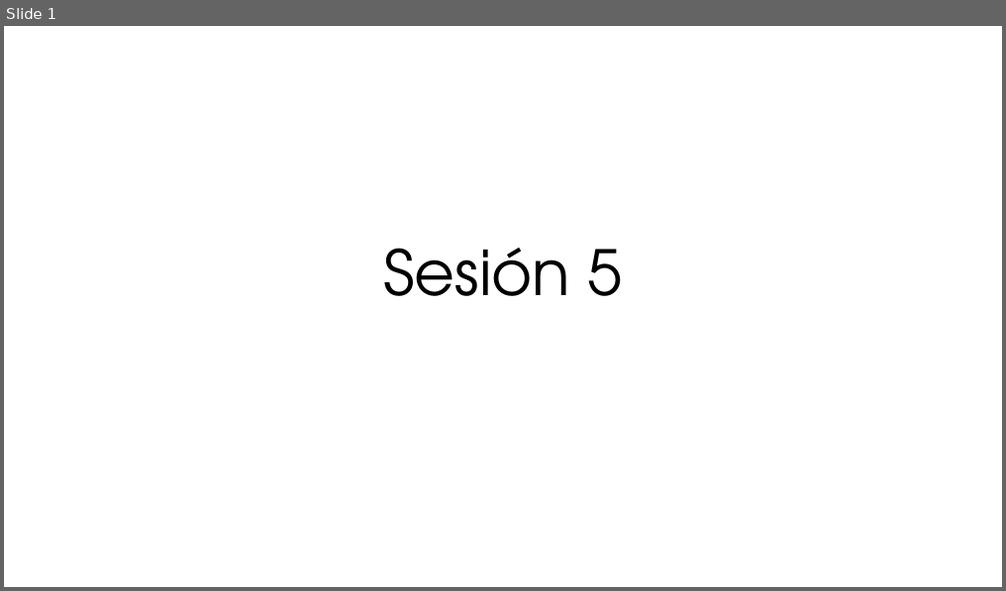
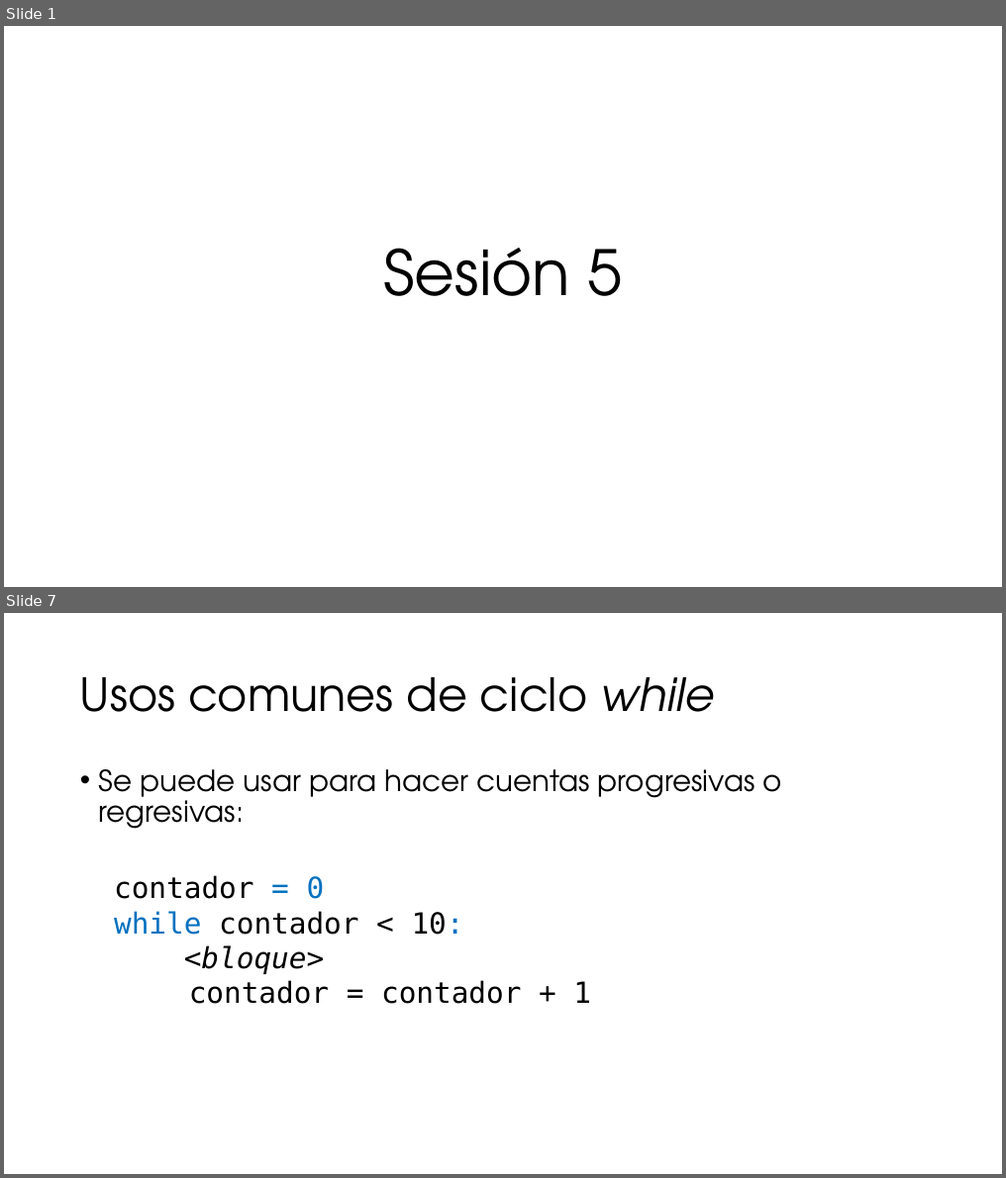
Before and after one commit to ccaballeroh/IntroPython, a slide deck: slides/Programación con Python05.pptx. Shown one above the other, each under a label of ours: slide 1 before the commit, slides 1 and 7 after it; the slides between them are not shown. The pictures are 1006x591 and 1006x1178 pixels, drawn with LibreOffice and Linux fonts; fonts in the diff are those of the drawing. Boxes give left, top, right and bottom in pixels: in the first picture for what was removed or moved away, otherwise in the second. Text is boxed around its words. In the diff, an @@ line names an element or a change of style, - is before the commit and + after.

```diff
--- a/slides/Programación con Python05.pptx
+++ b/slides/Programación con Python05.pptx
@@ slide 7 added at [4,613,1002,1174], background #FFFFFF @@
@@ title added at [80,677,715,712], 44 pt, text #000000 @@
+Usos comunes de ciclo while
@@ text added at [99,769,782,829], 28 pt, text #000000 @@
+• Se puede usar para hacer cuentas progresivas o regresivas:
@@ text added at [114,875,591,1004], 28 pt, text #000000 @@
+contador = 0
+while contador < 10:
+<bloque>
+contador = contador + 1
```
Also in this commit, not shown: 1 slide changed, 11 other slides added, 1 slide removed.
